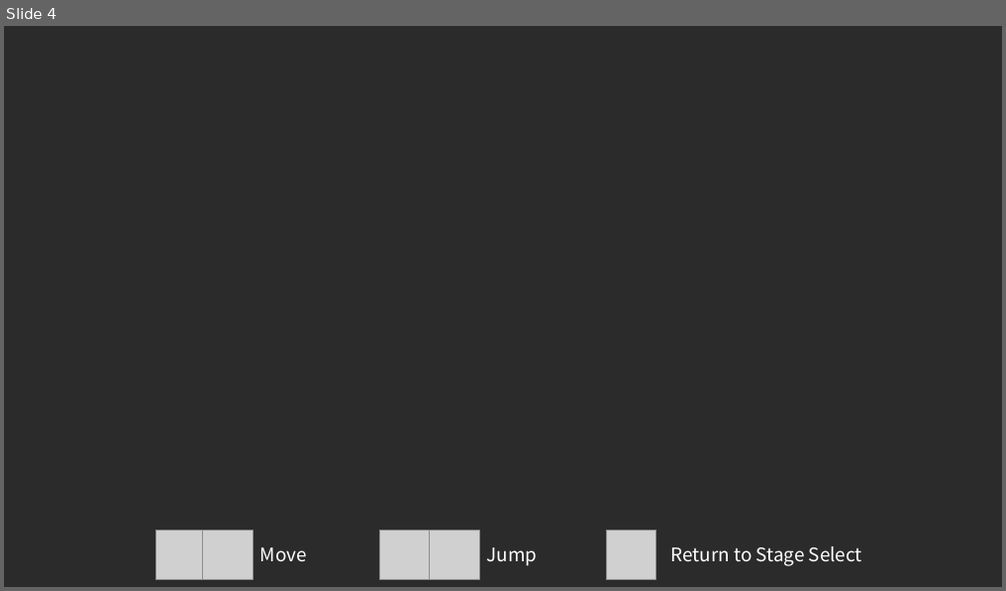
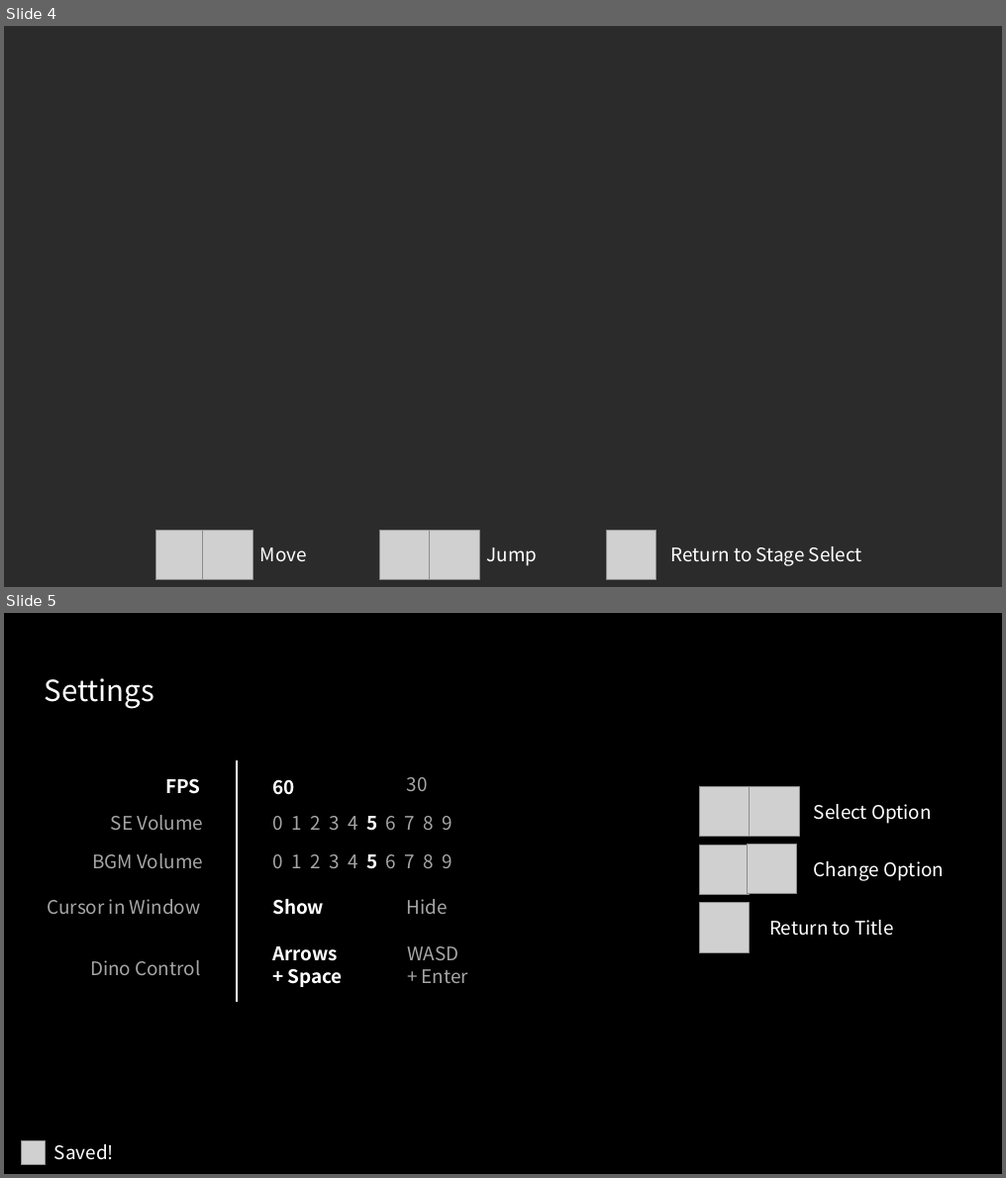
Before and after one commit to SakuraNeneCpp/NeneEngine, a slide deck: SuperChromeDino/notebook/slide.pptx. Shown one above the other, each under a label of ours: slide 4 before the commit, slides 4 and 5 after it. The pictures are 1006x591 and 1006x1178 pixels, drawn with LibreOffice and Linux fonts; fonts in the diff are those of the drawing; grey boxes stand for pictures; background and template pictures are left out; a plain dark background stands for a picture behind light text. Boxes give left, top, right and bottom in pixels: in the first picture for what was removed or moved away, otherwise in the second. Text is boxed around its words. In the diff, an @@ line names an element or a change of style, - is before the commit and + after.

```diff
--- a/SuperChromeDino/notebook/slide.pptx
+++ b/SuperChromeDino/notebook/slide.pptx
@@ slide 5 added at <box>4,613,1002,1174</box>, background #000000 @@
@@ text added at <box>45,678,154,709</box>, 28 pt, text #FFFFFF @@
+Settings
@@ line added from (237, 761) to (237, 1001), #FFFFFF 1.5 pt @@
@@ text added at <box>165,778,200,794</box>, 18 pt, text #FFFFFF, bold @@
+FPS
@@ text added at <box>272,779,294,795</box>, 18 pt, text #FFFFFF, bold @@
+60
@@ text added at <box>407,777,428,791</box>, 18 pt, text #A6A6A6 @@
+30
@@ picture added at <box>699,786,749,837</box> @@
@@ picture added at <box>749,786,800,837</box> @@
@@ text added at <box>111,815,203,830</box>, 18 pt, text #A6A6A6 @@
+SE Volume
@@ text added at <box>272,816,452,831</box>, 18 pt, text #A6A6A6 @@
+0 1 2 3 4 5 6 7 8 9
@@ text added at <box>814,804,932,824</box>, 18 pt, text #FFFFFF @@
+Select Option
@@ picture added at <box>699,845,749,895</box> @@
@@ picture added at <box>746,844,797,894</box> @@
@@ text added at <box>92,854,203,868</box>, 18 pt, text #A6A6A6 @@
+BGM Volume
@@ text added at <box>272,855,452,869</box>, 18 pt, text #A6A6A6 @@
+0 1 2 3 4 5 6 7 8 9
@@ text added at <box>814,861,944,881</box>, 18 pt, text #FFFFFF @@
+Change Option
@@ text added at <box>48,899,201,914</box>, 18 pt, text #A6A6A6 @@
+Cursor in Window
@@ text added at <box>272,899,324,915</box>, 18 pt, text #FFFFFF, bold @@
+Show
@@ text added at <box>407,899,448,914</box>, 18 pt, text #A6A6A6 @@
+Hide
@@ picture added at <box>699,903,749,953</box> @@
@@ text added at <box>769,920,893,936</box>, 18 pt, text #FFFFFF @@
+Return to Title
@@ text added at <box>90,960,200,975</box>, 18 pt, text #A6A6A6 @@
+Dino Control
@@ text added at <box>272,947,343,987</box>, 18 pt, text #FFFFFF, bold @@
+Arrows
++ Space
@@ text added at <box>407,947,468,983</box>, 18 pt, text #A6A6A6 @@
+WASD
++ Enter
@@ picture added at <box>21,1142,45,1164</box> @@
@@ text added at <box>54,1145,114,1160</box>, 18 pt, text #FFFFFF @@
+Saved!
```
Also in this commit, not shown: 1 slide changed, 4 other files.
